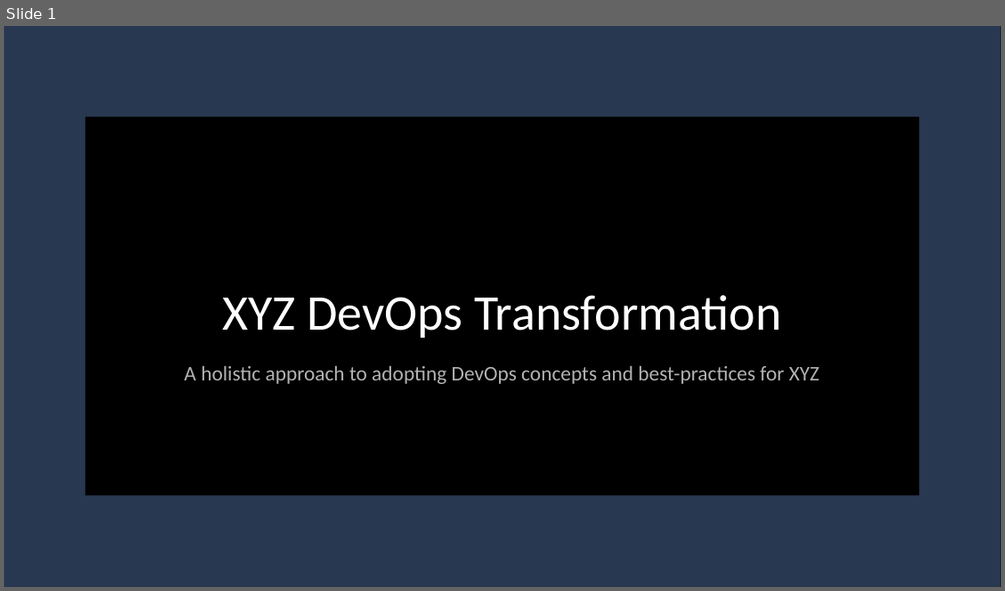
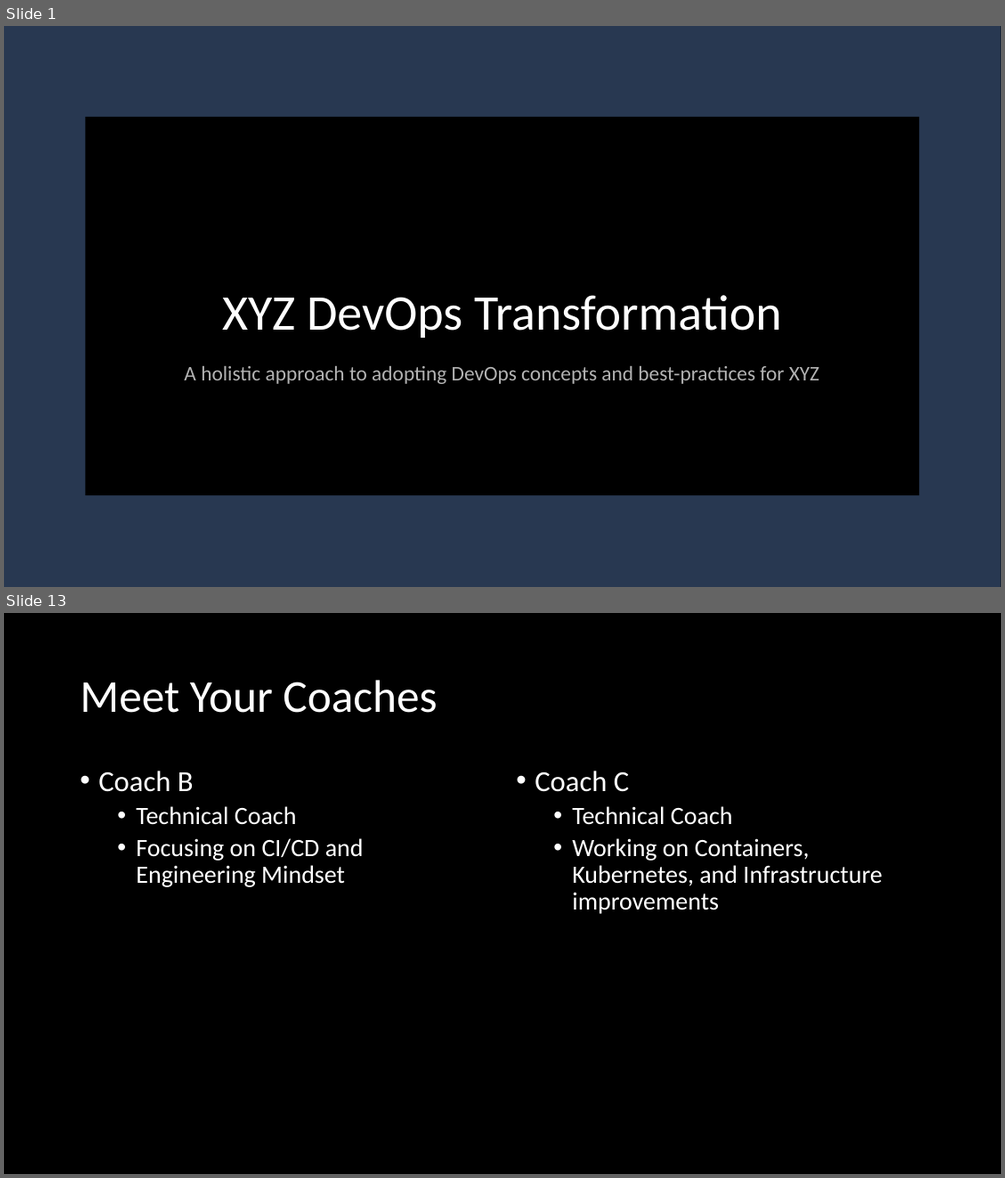
Before and after one commit to bigfrank123/liatrio-exercise, a slide deck: Artifacts/Liatrio.pptx. Shown one above the other, each under a label of ours: slide 1 before the commit, slides 1 and 13 after it; the slides between them are not shown. The pictures are 1005x591 and 1005x1178 pixels, drawn with LibreOffice and Linux fonts; fonts in the diff are those of the drawing; background and template pictures are left out. Boxes give left, top, right and bottom in pixels: in the first picture for what was removed or moved away, otherwise in the second. Text is boxed around its words. In the diff, an @@ line names an element or a change of style, - is before the commit and + after.

```diff
--- a/Artifacts/Liatrio.pptx
+++ b/Artifacts/Liatrio.pptx
@@ slide 13 added at [4,613,1001,1174], background #000000 @@
@@ title added at [80,680,437,713], 44 pt, text #FFFFFF @@
+Meet Your Coaches
@@ text added at [98,771,364,887], 24 pt, text #FFFFFF @@
+• Coach B
+  • Technical Coach
+  • Focusing on CI/CD and Engineering Mindset
@@ text added at [534,771,882,914], 24 pt, text #FFFFFF @@
+• Coach C
+  • Technical Coach
+  • Working on Containers, Kubernetes, and Infrastructure improvements
```
Also in this commit, not shown: 1 slide changed, 12 other slides added, 1 slide removed.
